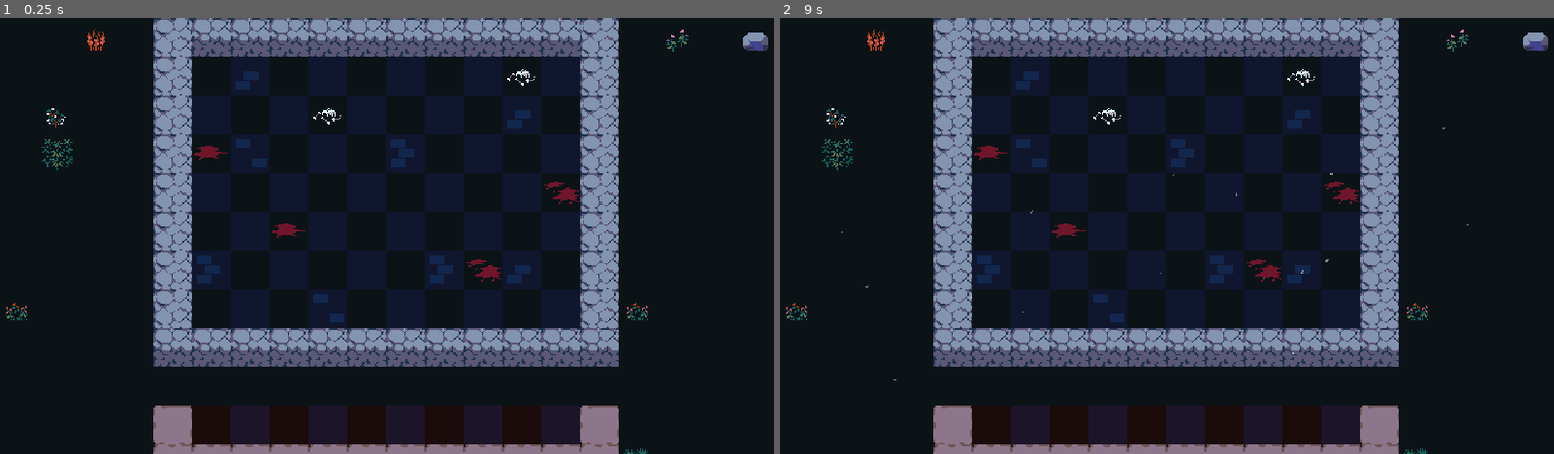
Above: before the commit, frames 1-2 (left to right).
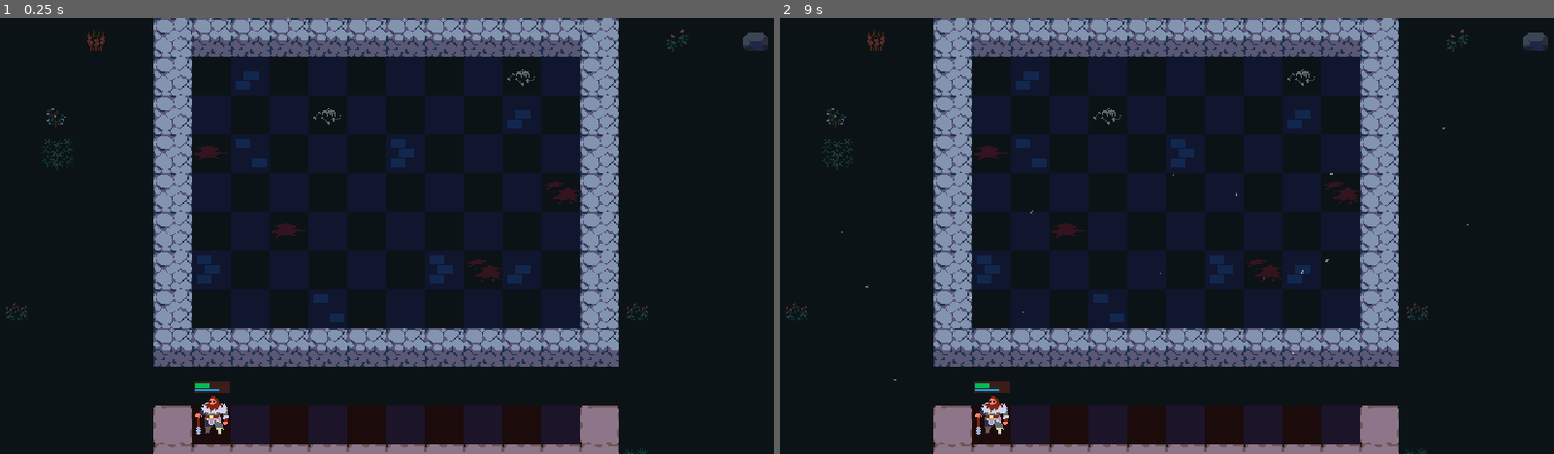
Above: after the commit, the same moments.

Repository: lcrol77/autobattler
Game: Godot game, scene res://scenes/arena/arena.tscn
The game is run twice, just before and just after one commit, with the same random seed, the same clock (stepped at 60 frames per second) and the same inputs.
Inputs (mouse positions are in pixels of both pictures, inside the frame that each line leads up to):
- Up to frame 1 (0.25 s): no input
- Up to frame 2 (9 s): tap Enter at 0.5, 2, 5.75 s; move the mouse to (1337, 214) at 0.52 s; press the mouse at (1337, 214) at 0.53 s; release the mouse at (1337, 214) at 1.25 s; tap Space at 1.25, 5, 7.25 s; drag from (1012, 257) to (1128, 323) at 1.27 s; move the mouse to (1244, 140) at 2.02 s; press the mouse at (1244, 140) at 2.03 s; release the mouse at (1244, 140) at 2.75 s; drag from (1128, 323) to (934, 170) at 2.77 s; move the mouse to (1399, 301) at 3.52 s; press the mouse at (1399, 301) at 3.53 s; right-click (1399, 301) at 4.15 s; release the mouse at (1399, 301) at 4.25 s; drag from (934, 170) to (1050, 127) at 4.27 s; move the mouse to (1205, 236) at 5.02 s; press the mouse at (1205, 236) at 5.03 s; release the mouse at (1205, 236) at 5.75 s; drag from (1050, 127) to (1012, 257) at 5.77 s; move the mouse to (1337, 214) at 6.52 s; press the mouse at (1337, 214) at 6.53 s; release the mouse at (1337, 214) at 7.25 s; drag from (1012, 257) to (1128, 323) at 7.27 s; move the mouse to (1244, 140) at 8.02 s; press the mouse at (1244, 140) at 8.03 s; release the mouse at (1244, 140) at 8.75 s; drag from (1128, 323) to (934, 170) at 8.77 s

The runs differ from the first frame. In frame 1, 1.1% of the frame differs, in the area x 0-100%, y 2-100%; in frame 2, 1.1%.

Commit message:
feat: drag and drop script

Diff:
--- /dev/null
+++ b/componets/drag_and_drop.gd
@@ -0,0 +1,55 @@
+class_name DragAndDrop
+extends Node
+
+signal drag_canceled(starting_position: Vector2)
+signal drag_started
+signal dropped(starting_position: Vector2)
+
+@export var enabled: bool = true
+@export var target: Area2D
+
+var starting_position: Vector2
+var offset := Vector2.ZERO
+var  dragging := false
+
+func _ready() -> void:
+	assert(target, "No target set for DragAndDrop Component")
+	target.input_event.connect(_on_target_input_event.unbind(1))
+
+func _process(delta: float) -> void:
+	if dragging and target:
+		target.global_position = target.get_global_mouse_position() + offset
+
+func _end_dragging() -> void:
+	dragging = false
+	target.remove_from_group("dragging")
+	target.z_index = 0
+
+func _cancel_dragging()-> void:
+	_end_dragging()
+	drag_canceled.emit(starting_position)
+
+func _drop()-> void:
+	_end_dragging()
+	dropped.emit(starting_position)
+
+func _start_dragging() -> void:
+	dragging = true
+	starting_position = target.global_position
+	target.add_to_group("dragging")
+	target.z_index = 99
+	offset = target.global_position - target.get_global_mouse_position()
+	drag_started.emit()
+
+func _on_target_input_event(_viewport: Node, event: InputEvent) -> void:
+	if not enabled:
+		return
+	var dragging_object := get_tree().get_first_node_in_group("dragging")
+	if not dragging and dragging_object:
+		return
+	if dragging and event.is_action_pressed("cancel_drag"):
+		_cancel_dragging()
+	elif not dragging and event.is_action_pressed("select"):
+		_start_dragging()
+	elif dragging and event.is_action_pressed("select"):
+		_drop()
--- /dev/null
+++ b/data/units/bjorn.tres
@@ -0,0 +1,10 @@
+[gd_resource type="Resource" script_class="UnitStats" load_steps=2 format=3 uid="uid://7w76mogny43t"]
+
+[ext_resource type="Script" path="res://data/units/unit_stats.gd" id="1_0juy8"]
+
+[resource]
+script = ExtResource("1_0juy8")
+name = "Bjorn"
+rarity = 0
+gold_cost = 1
+skin_coordinates = Vector2i(1, 3)
--- /dev/null
+++ b/data/units/unit_stats.gd
@@ -0,0 +1,22 @@
+class_name UnitStats
+extends Resource
+
+enum Rarity {COMMON, UNCOMMON, RARE, LEGENDARY}
+const RARITY_COLORS := {
+	Rarity.COMMON: Color("124a2e"),
+	Rarity.UNCOMMON: Color("1c527c"),
+	Rarity.RARE: Color("ab0979"),
+	Rarity.LEGENDARY: Color("ea940b"),
+}
+
+@export var name: String
+
+@export_category("Data")
+@export var rarity: Rarity
+@export var gold_cost := 1
+
+@export_category("Visuals")
+@export var skin_coordinates: Vector2i
+
+func _to_string() -> String:
+	return name
--- a/project.godot
+++ b/project.godot
@@ -24,6 +24,19 @@
 window/stretch/mode="viewport"
 window/stretch/scale_mode="integer"
 
+[input]
+
+select={
+"deadzone": 0.5,
+"events": [Object(InputEventMouseButton,"resource_local_to_scene":false,"resource_name":"","device":-1,"window_id":0,"alt_pressed":false,"shift_pressed":false,"ctrl_pressed":false,"meta_pressed":false,"button_mask":0,"position":Vector2(0, 0),"global_position":Vector2(0, 0),"factor":1.0,"button_index":1,"canceled":false,"pressed":false,"double_click":false,"script":null)
+]
+}
+cancel_drag={
+"deadzone": 0.5,
+"events": [Object(InputEventMouseButton,"resource_local_to_scene":false,"resource_name":"","device":-1,"window_id":0,"alt_pressed":false,"shift_pressed":false,"ctrl_pressed":false,"meta_pressed":false,"button_mask":0,"position":Vector2(0, 0),"global_position":Vector2(0, 0),"factor":1.0,"button_index":2,"canceled":false,"pressed":false,"double_click":false,"script":null)
+]
+}
+
 [rendering]
 
 textures/canvas_textures/default_texture_filter=0
--- /dev/null
+++ b/scenes/arena/arena.gd
@@ -0,0 +1,6 @@
+class_name Arena
+extends Node2D
+
+const CELL_SIZE := Vector2(32,32)
+const HALF_CELL_SIZE := Vector2(16,16)
+const QUARTER_CELL_SIZE := Vector2(16,16)
--- a/scenes/arena/arena.tscn
+++ b/scenes/arena/arena.tscn
@@ -1,7 +1,9 @@
-[gd_scene load_steps=6 format=4 uid="uid://b54m8v4gwnj07"]
+[gd_scene load_steps=8 format=4 uid="uid://b54m8v4gwnj07"]
 
 [ext_resource type="TileSet" uid="uid://ckm4s5vo8xitp" path="res://scenes/arena/tileset.tres" id="1_1thxu"]
+[ext_resource type="Script" path="res://scenes/arena/arena.gd" id="1_ovtsj"]
 [ext_resource type="Texture2D" uid="uid://mbxv0ayrsu3d" path="res://assets/sprites/star_particle.png" id="2_qqa6s"]
+[ext_resource type="PackedScene" uid="uid://bn8sh6jx38cwa" path="res://scenes/unit/unit.tscn" id="4_cw02r"]
 
 [sub_resource type="Curve" id="Curve_fkdd5"]
 _data = [Vector2(0, 0), 0.0, 0.0, 0, 0, Vector2(0.252914, 1), 0.0, 0.0, 0, 0, Vector2(0.807692, 1), 0.0, 0.0, 0, 0, Vector2(1, 0), 0.0, 0.0, 0, 0]
@@ -26,6 +28,7 @@
 color = Color(1, 1, 1, 0.568627)
 
 [node name="Arena" type="Node2D"]
+script = ExtResource("1_ovtsj")
 metadata/_edit_lock_ = true
 
 [node name="Visuals" type="Node2D" parent="."]
@@ -36,6 +39,7 @@
 tile_set = ExtResource("1_1thxu")
 
 [node name="Props" type="TileMapLayer" parent="Visuals"]
+modulate = Color(1, 1, 1, 0.392157)
 tile_map_data = PackedByteArray("AAARAAAAAAAPABMAAAAAAAcAAAALABMAAAAAAAsAAAABABMAAAAQAAcAAAALABMAAAAQAAsAAAACABMAAAATAAAAAAAAABIAAAAUAAsAAAABABIAAAAUAAIAAAAIABMAAAAUAAEAAAALABMAAAACAAAAAAAKABMAAAABAAMAAAADABMAAAABAAIAAAAOABMAAAA=")
 tile_set = ExtResource("1_1thxu")
 
@@ -59,6 +63,7 @@
 metadata/_edit_group_ = true
 
 [node name="Decor" type="TileMapLayer" parent="GameArea"]
+modulate = Color(1, 1, 1, 0.392157)
 tile_map_data = PackedByteArray("AAAIAAAAAAAAABUAAAADAAEAAAAAABUAAAAHAAUAAAAAABYAAAAJAAMAAAAAABYAAAACAAQAAAABABYAAAAAAAIAAAABABYAAAA=")
 tile_set = ExtResource("1_1thxu")
 
@@ -73,3 +78,7 @@
 metadata/_edit_lock_ = true
 
 [node name="Highlight" type="TileMapLayer" parent="Bench"]
+tile_set = ExtResource("1_1thxu")
+
+[node name="Unit" parent="." instance=ExtResource("4_cw02r")]
+position = Vector2(160, 320)
--- /dev/null
+++ b/scenes/unit/unit.gd
@@ -0,0 +1,17 @@
+@tool
+class_name Unit
+extends Area2D
+
+@export var stats: UnitStats : set = set_stats
+
+@onready var skin: Sprite2D = $Skin
+@onready var health_bar: ProgressBar = $HealthBar
+@onready var mana_bar: ProgressBar = $ManaBar
+
+func set_stats(value: UnitStats) -> void:
+	stats = value
+	if value == null:
+		return
+	if not is_node_ready():
+		await ready
+	skin.region_rect.position = Vector2(stats.skin_coordinates) * Arena.CELL_SIZE
--- /dev/null
+++ b/scenes/unit/unit.tscn
@@ -0,0 +1,69 @@
+[gd_scene load_steps=10 format=3 uid="uid://bn8sh6jx38cwa"]
+
+[ext_resource type="Texture2D" uid="uid://cx1ivjobggp8n" path="res://assets/sprites/rogues.png" id="1_l6ghr"]
+[ext_resource type="Script" path="res://scenes/unit/unit.gd" id="1_lqd6f"]
+[ext_resource type="Resource" uid="uid://7w76mogny43t" path="res://data/units/bjorn.tres" id="2_2582t"]
+[ext_resource type="Script" path="res://componets/drag_and_drop.gd" id="4_yphpa"]
+
+[sub_resource type="RectangleShape2D" id="RectangleShape2D_6n0ib"]
+size = Vector2(36, 36)
+
+[sub_resource type="StyleBoxFlat" id="StyleBoxFlat_ukhlm"]
+bg_color = Color(0.231373, 0.113725, 0.0980392, 1)
+
+[sub_resource type="StyleBoxFlat" id="StyleBoxFlat_8xhne"]
+bg_color = Color(0, 0.733333, 0.313726, 1)
+border_width_left = 1
+border_width_top = 1
+border_width_right = 1
+border_width_bottom = 1
+border_color = Color(0.231373, 0.113725, 0.0980392, 1)
+
+[sub_resource type="StyleBoxFlat" id="StyleBoxFlat_p2nb0"]
+bg_color = Color(0.231373, 0.113725, 0.0980392, 1)
+
+[sub_resource type="StyleBoxFlat" id="StyleBoxFlat_5sh7y"]
+bg_color = Color(0.027451, 0.654902, 0.937255, 1)
+border_width_left = 1
+border_width_top = 1
+border_width_right = 1
+border_width_bottom = 1
+border_color = Color(0.231373, 0.113725, 0.0980392, 1)
+
+[node name="Unit" type="Area2D"]
+script = ExtResource("1_lqd6f")
+stats = ExtResource("2_2582t")
+
+[node name="CollisionShape2D" type="CollisionShape2D" parent="."]
+position = Vector2(16, 8)
+shape = SubResource("RectangleShape2D_6n0ib")
+
+[node name="Skin" type="Sprite2D" parent="."]
+position = Vector2(16, 8)
+texture = ExtResource("1_l6ghr")
+region_enabled = true
+region_rect = Rect2(32, 96, 32, 32)
+
+[node name="HealthBar" type="ProgressBar" parent="."]
+offset_left = 1.0
+offset_top = -20.0
+offset_right = 31.0
+offset_bottom = -14.0
+theme_override_styles/background = SubResource("StyleBoxFlat_ukhlm")
+theme_override_styles/fill = SubResource("StyleBoxFlat_8xhne")
+value = 41.45
+show_percentage = false
+
+[node name="ManaBar" type="ProgressBar" parent="."]
+offset_left = 1.0
+offset_top = -15.0
+offset_right = 31.0
+offset_bottom = -11.0
+theme_override_styles/background = SubResource("StyleBoxFlat_p2nb0")
+theme_override_styles/fill = SubResource("StyleBoxFlat_5sh7y")
+value = 69.96
+show_percentage = false
+
+[node name="DragAndDrop" type="Node" parent="." node_paths=PackedStringArray("target")]
+script = ExtResource("4_yphpa")
+target = NodePath("..")
